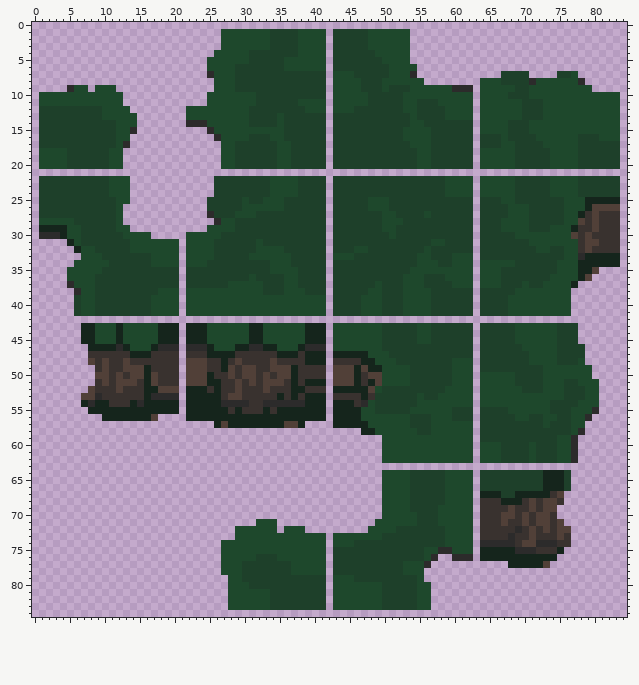
One commit to this sprite sheet: examples/tiles-trees.png. Above: the version before the commit.
The file is 85x85 pixels. Colours within 5 levels of each other are drawn and written as one.
Once edited:
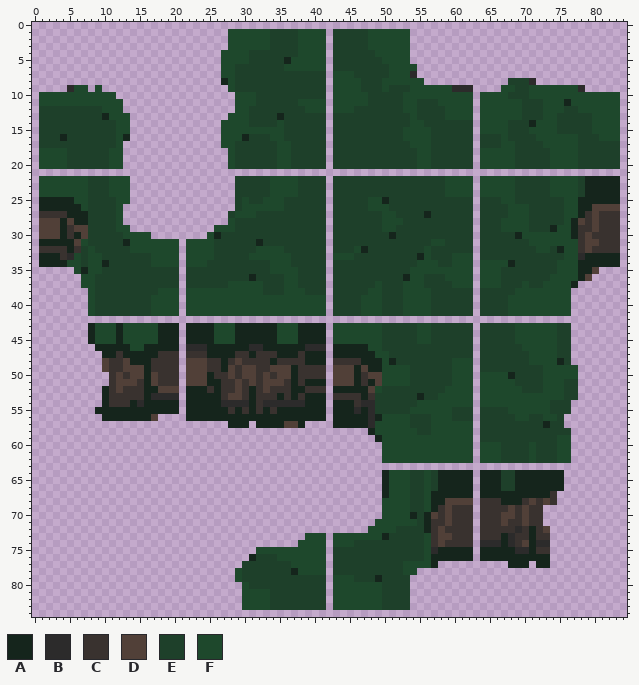
Palette (. is transparent): A #15251c  B #2c2b2b  C #39322f  D #514038  E #1e402a  F #1e482c
Edits made:
Changed rows in their new state; - is an unchanged pixel.
first column x 1:
 1 --------------------------.--------------------------------------------------------
 2 --------------------------.--------------------------------------------------------
 3 --------------------------.--------------------------------------------------------
 4 -------------------------.---------------------------------------------------------
 5 ------------------------..---------A-----------------------------------------------
 6 ------------------------..---------------------------------------------------------
 7 ------------------------..----------------------------------------....----...------
 8 -------------------------.A------------------------------------....----.......-----
 9 ---------..--------------..------------------------------------...-----------B.----
10 -----------.------------....-------------------------------------------------------
11 ------------------------....-----------------------------------------------A-------
12 ------------.--------.......-----------------------------------------------EE------
13 ---------A---.-------......-------A---------------------------------------EEEEE----
14 -------------.-------.....--------------------------------------------A---EEEEE----
15 -------------.----------..------------------------------------------------EEEEE----
16 ---A--------A------------.---A-----------------------------------------------------
17 ------------.----------------------------------------------------------------------
18 --------------------------.--------------------------------------------------------
19 --------------------------.--------------------------------------------------------
20 --------------------------.--------------------------------------------------------
22 FFFFFFF------------------...--------------------------------------------------AAAAA
23 FFFFFFF------------------...--------------------------------------------------AAAAA
24 FFFFFFF------------------...--------------------------------------------------AAAAA
25 AAAAAFF-----------------....---------------------A---------------------------A-----
26 AAAAAAF-----------------....-------------------------------------------------A-----
27 CCCCAAA-----------------...----------------------------A---------------------------
28 DDDADAA------------------..-------------------------------------------------A------
29 DDD-CDD-----------------.------------------------------------------------A---------
30 DDD-CAD--------------...-A------------------------A-----------------A-------A------
31 AAAA-DF-----A------------------A---------------------------------------------------
32 CCCCACE---------------------------------------A---------------------------A--------
33 AAACBFE-----------------------------------------------A----------------------------
34 AAAAF-E--A---------------------------------------------------------A---------------
35 ----.-A----------------------------------------------------------------------------
36 ----..------------------------A---------------------A------------------------------
37 ----..-----------------------------------------------------------------------------
38 -----..----------------------------------------------------------------------------
39 -----..----------------------------------------------------------------------------
40 -----..----------------------------------------------------------------------------
41 -----..----------------------------------------------------------------------------
43 ------.-----------------A---AA--AA---A--------------------------------------.------
44 ------.-----------------A---AA--AA---A--------------------------------------.------
45 ------.-----------------A---AA--AA---A--------------------------------------.------
46 -------.---A---A-AAA-----AAA------AAA-----AAAAA-----------------------------..-----
47 -------..AA-A---A-------------A----------------A----------------------------..-----
48 -------..----AAA-----------------A--------------A-A-----------------------A-..-----
49 --------.--------------------------------------------------------------------..----
50 --------..---------------------------------------------------------A---------..----
51 --------..-------------------------------------------------------------------...---
52 -------..A--------------------A----------------------------------------------...---
53 ------...A--------------------A-----------------------A----------------------...---
54 ------...---------------------A----------------B----------------------------....---
55 -------.----------------------A--------------BAB----------------------------....---
56 ----------------------------------------------ABA--------------------------....----
57 -------------------------..---.----------------B------------------------A--...-----
58 ----------------------------------------------.-----------------------------..-----
59 ------------------------------------------------A---------------------------.------
60 ----------------------------------------------------------------------------.------
61 ----------------------------------------------------------------------------.------
62 ----------------------------------------------------------------------------.------
64 -------------------------------------------------A-----F-AAAAA-AAA--AAAA---.-------
65 -------------------------------------------------A-----F-AAAAA-AAA--AAAA---.-------
66 -------------------------------------------------A-----F-AAAAA-AAA--AAAA---.-------
67 -------------------------------------------------A-----FAAAAAA----AA------.--------
68 -------------------------------------------------------FAADDDD-----------C.--------
69 -------------------------------------------------------FACDCCC-------DC-..---------
70 -----------------------------------------------------A-ADCDCCC---------C..---------
71 -------------------------------...---------------------ACCDCCC---------C...--------
72 ----------------------------......-...-----------------ACDCCCC--------A--...-------
73 ----------------------------..........-----------A-----FCDDCCC----A---A--...-------
74 --------------------------...........------------------FCDCCCC----A---A--...-------
75 --------------------------.....-------------------------BAAAAA--------A--..--------
76 --------------------------....A-------------------------AAAAAA-----------.---------
77 --------------------------...--------------------------FA-------------.-A----------
78 --------------------------..--------A-----------------.----------------------------
79 ---------------------------.--------------------A----..----------------------------
80 ---------------------------..------------------------...---------------------------
81 ---------------------------..------------------------...---------------------------
82 ---------------------------..------------------------...---------------------------
83 ---------------------------..------------------------...---------------------------
